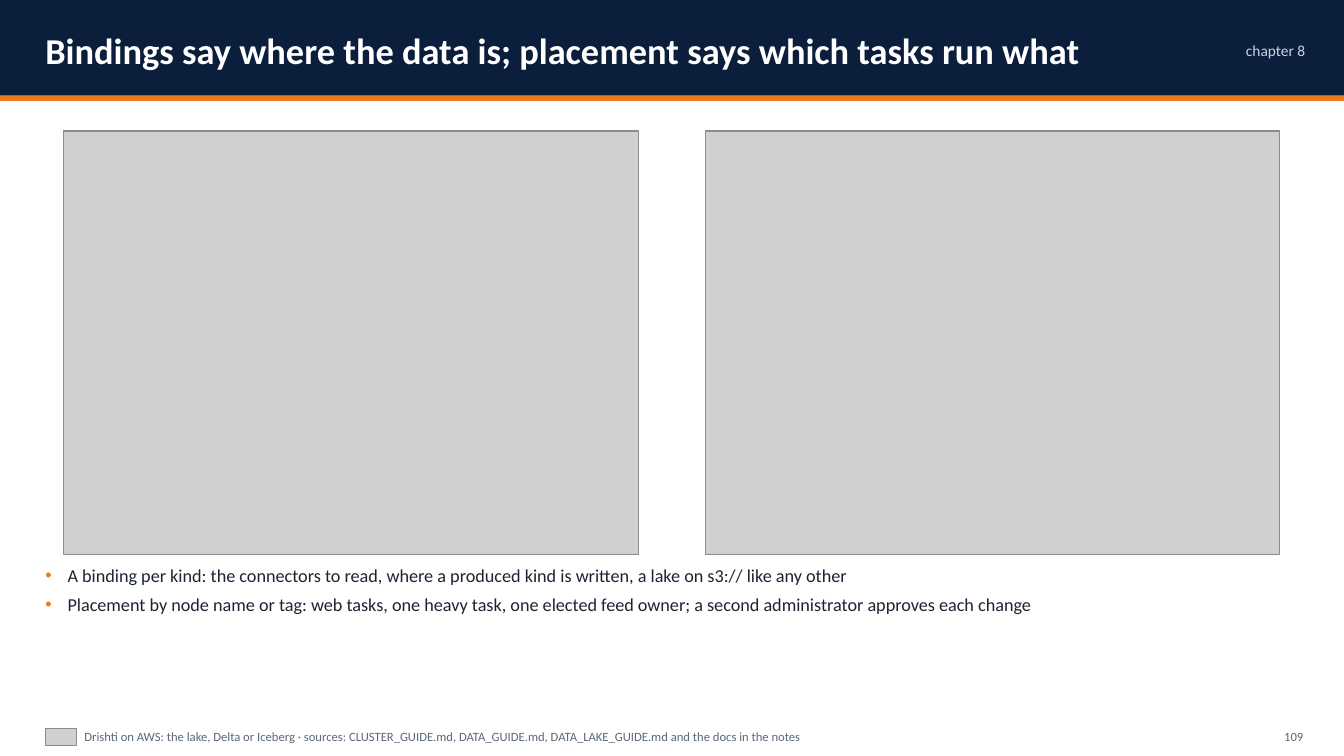
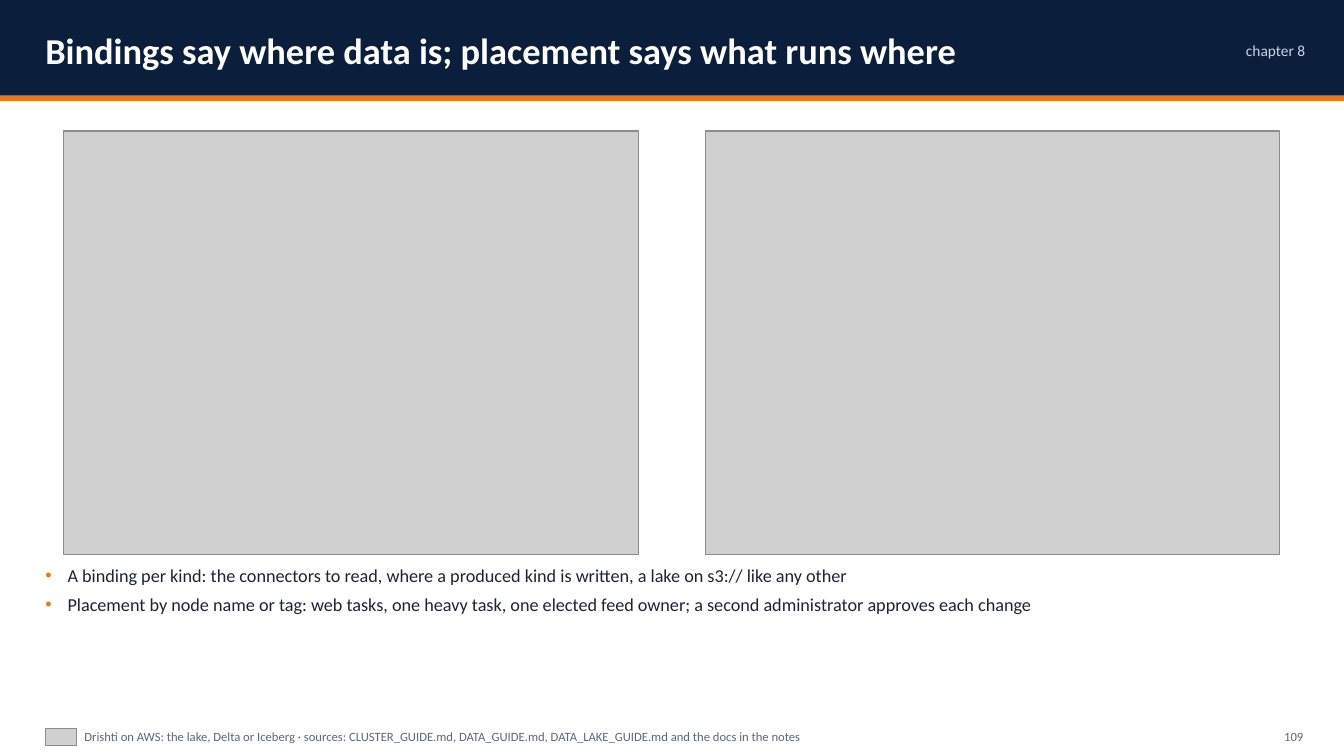
Before and after one commit to ajsinha/drishti, a slide deck: slide 109 of docs/publications/Drishti-on-AWS.pptx. Drawn at 1344x756 pixels with LibreOffice and Linux fonts; fonts in the diff are those of the drawing; grey boxes stand for pictures. Boxes give left, top, right and bottom in pixels: in the first picture for what was removed or moved away, otherwise in the second. Text is boxed around its words. In the diff, an @@ line names an element or a change of style, - is before the commit and + after.

```diff
--- a/docs/publications/Drishti-on-AWS.pptx
+++ b/docs/publications/Drishti-on-AWS.pptx
@@ text at <box>45,38,956,70</box>: text changed @@
-Bindings say where the data is; placement says which tasks run what
+Bindings say where data is; placement says what runs where
```
Also in this commit, not shown: 53 other slides changed, 3 slides added, 5 other files.
